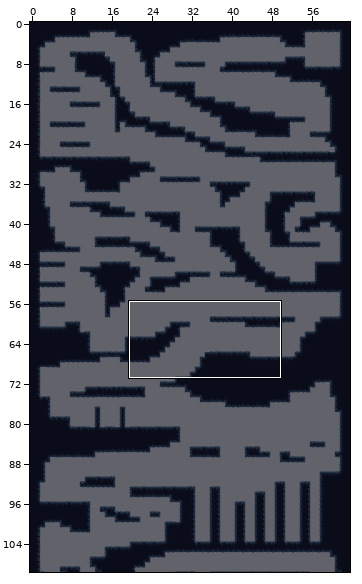
Two versions of a level (Tiled map, lib/resources/mapData/map.tmx). Above, an overview of the earlier version with the close-up marked.
Close-up. As it was:
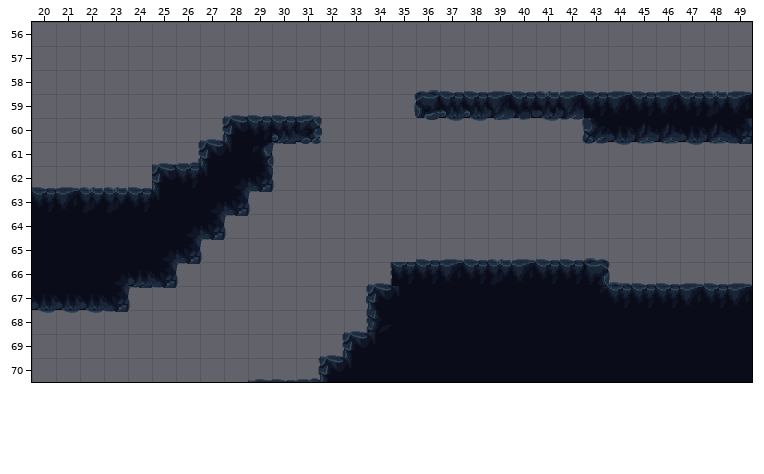
Cells are 32x32 px. Shown: x 20..49, y 56..70. The commit also changed other parts of the map, which this record leaves out.
The result:
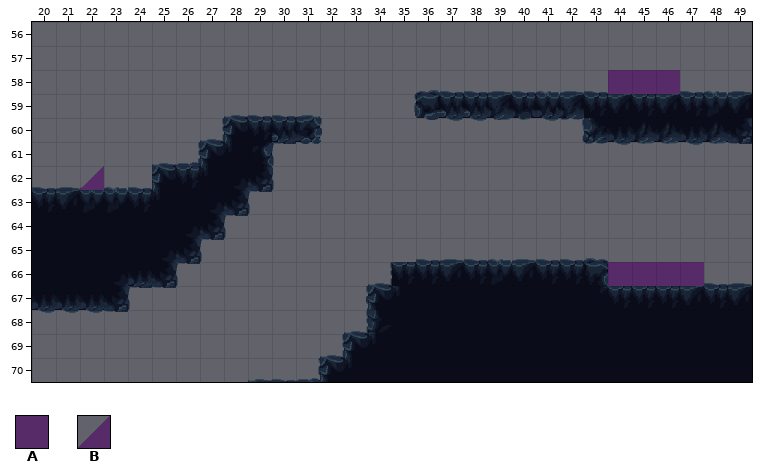
Key: from "shapes": A 0, B 1.
_ is an empty cell.
Tiles of an added or newly shown layer are drawn over the layers below it.
The edit:
Layer "spikes" (added):
There is now tile A in row 58 at x 44 to 46; in row 66 at x 44 to 47.
There is now tile B in row 62 at x 22.
Where, in picture pixels (left, top, right, bottom), the same in both close-ups:
added: (608, 70, 680, 94)
added: (80, 166, 104, 190)
added: (608, 262, 704, 286)
